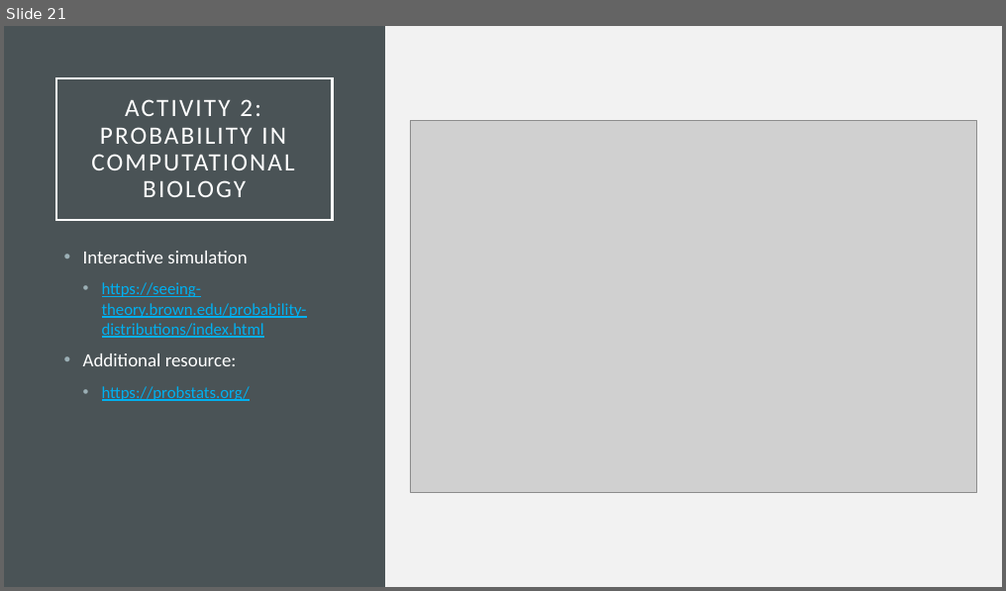
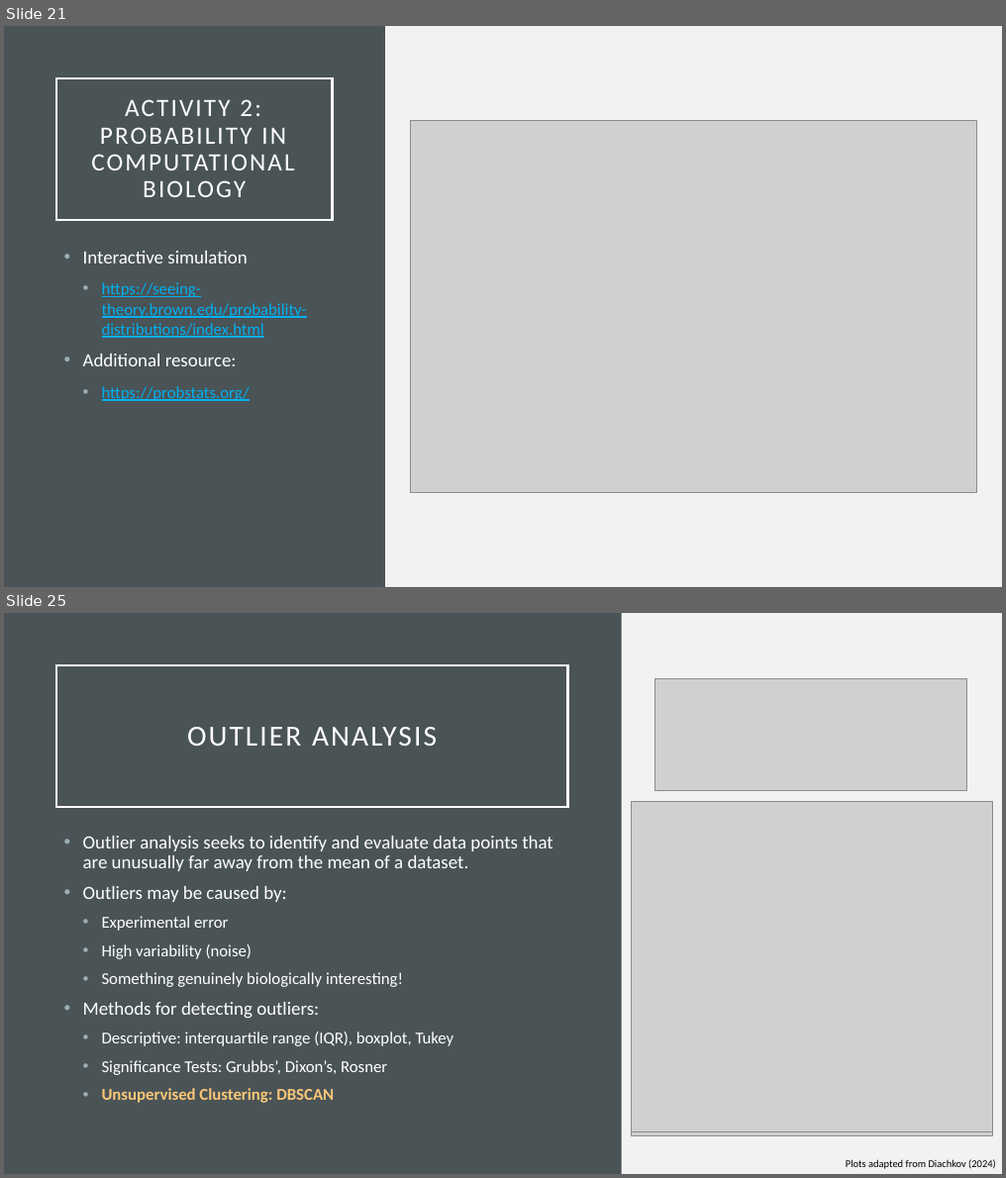
Before and after one commit to eholdmore/StatsForCompBio, a slide deck: Stats-for-Comp-Bio.pptx. Shown one above the other, each under a label of ours: slide 21 before the commit, slides 21 and 25 after it; the slides between them are not shown. The pictures are 1006x591 and 1006x1178 pixels, drawn with LibreOffice and Linux fonts; fonts in the diff are those of the drawing; grey boxes stand for pictures. Boxes give left, top, right and bottom in pixels: in the first picture for what was removed or moved away, otherwise in the second. Text is boxed around its words. In the diff, an @@ line names an element or a change of style, - is before the commit and + after.

```diff
--- a/Stats-for-Comp-Bio.pptx
+++ b/Stats-for-Comp-Bio.pptx
@@ slide 25 added at box(4, 613, 1002, 1174), background #F2F2F2 @@
@@ rectangle added at box(4, 613, 622, 1174), fill #4A5356 @@
@@ title added at box(56, 665, 567, 807), outline #FFFFFF 2.5 pt, 28 pt, text #FFFFFF @@
+OUTLIER ANALYSIS
@@ picture added at box(655, 679, 966, 790) @@
@@ picture added at box(632, 802, 992, 1137) @@
@@ picture added at box(632, 801, 992, 1132) @@
@@ text added at box(83, 836, 552, 1103), 16 pt, text #FFFFFF @@
+• Outlier analysis seeks to identify and evaluate data points that are unusually far away from the mean of a dataset.
+• Outliers may be caused by:
+  • Experimental error
+  • High variability (noise)
+  • Something genuinely biologically interesting!
+• Methods for detecting outliers:
+  • Descriptive: interquartile range (IQR), boxplot, Tukey
+  • Significance Tests: Grubbs’, Dixon’s, Rosner
+  • Unsupervised Clustering: DBSCAN
@@ text added at box(846, 1159, 996, 1169), 10 pt, text #000000 @@
+Plots adapted from Diachkov (2024)
```
Also in this commit, not shown: 10 slides changed, 3 other slides added, 1 slide removed, 2 other files.
